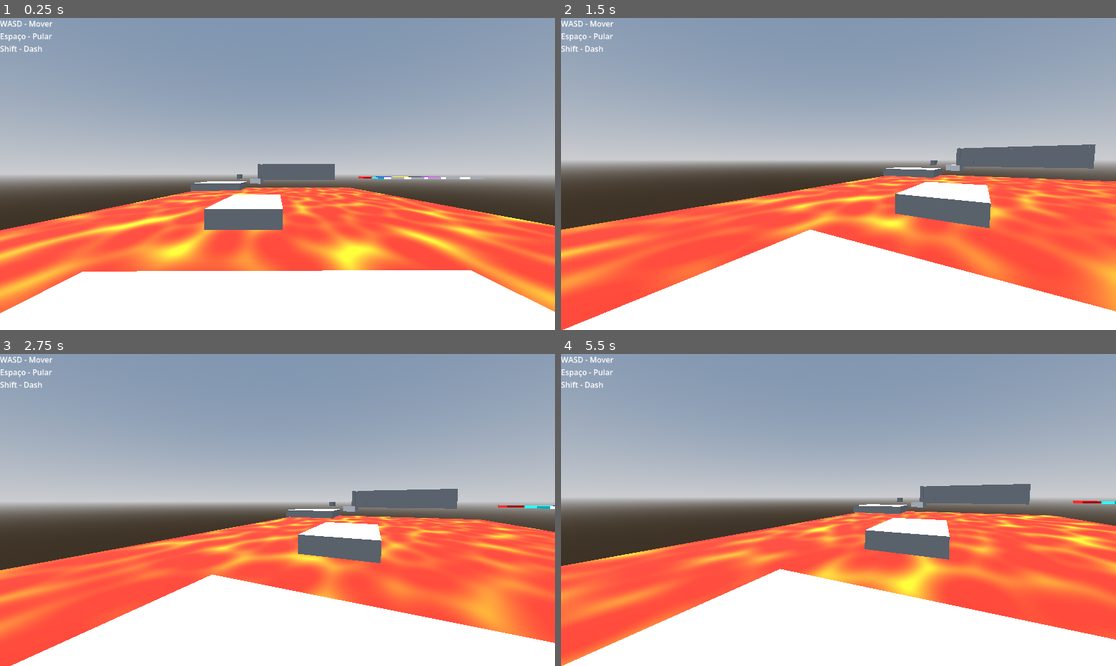
Above: before the commit, frames 1-4 (two rows, left to right).
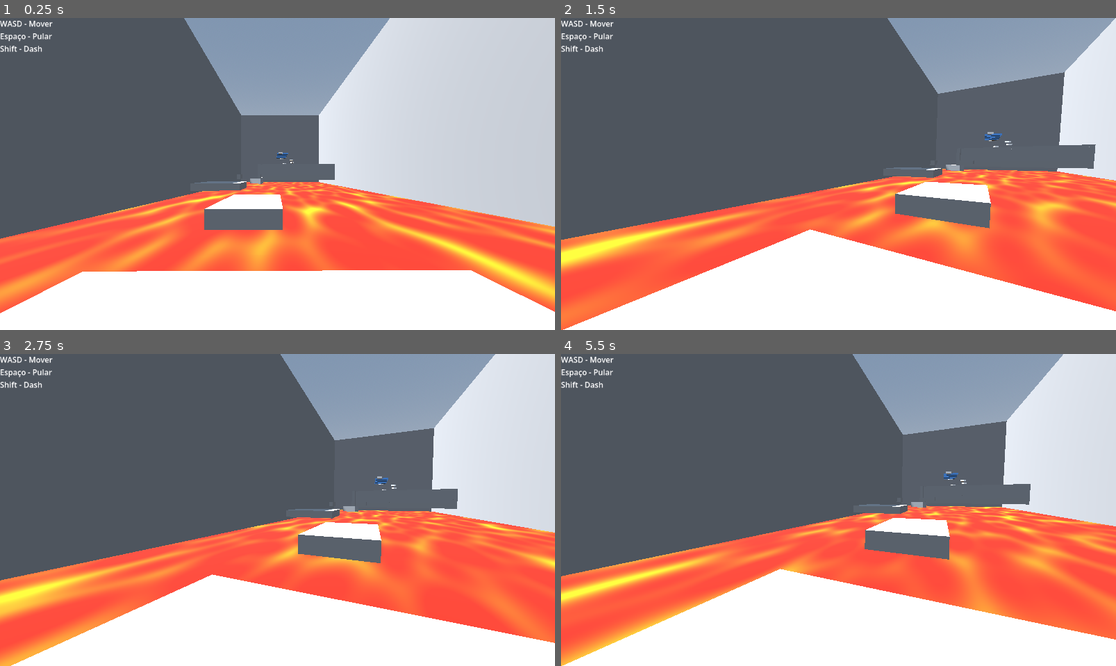
Above: after the commit, the same moments.

Repository: Hugouououo/UniGames
Game: Godot game, scene res://principal.tscn
Two runs of this game, one before a commit and one after it. Both use one fixed random seed, a clock stepped at 60 frames per second and the inputs below.
Inputs (mouse positions are in pixels of both pictures, inside the frame that each line leads up to):
- Up to frame 1 (0.25 s): no input
- Up to frame 2 (1.5 s): tap Enter (ui_accept) at 0.5, 0.77 s; move the mouse to (960, 158) at 0.52 s; hold Right (ui_right) 0.53-1.28 s; tap Shift (dash) at 0.6, 1.35 s; click (960, 158) at 0.67 s; move the mouse to (810, 174) at 1.27 s; hold Up (ui_up) from 1.28 s (still down)
- Up to frame 3 (2.75 s): keep holding Up (ui_up); tap Enter (ui_accept) at 1.52 s; move the mouse to (288, 503) at 2.02 s; tap Shift (dash) at 2.1 s
- Up to frame 4 (5.5 s): keep holding Up (ui_up); move the mouse to (832, 516) at 2.77 s; tap Shift (dash) every 0.75 s from 2.85 to 5.1 s; click (832, 516) at 2.92 s; tap Enter (ui_accept) at 3.02, 3.77, 4.52 s; move the mouse to (877, 513) at 3.52 s; move the mouse to (794, 506) at 4.27 s; move the mouse to (844, 510) at 5.02 s; click (844, 510) at 5.17 s

The runs differ from the first frame. In frame 1, 58% of the frame differs, in the area x 0-100%, y 0-95%; in frame 2, 58%; in frame 3, 59%, in the area x 0-100%, y 0-100%; in frame 4, 59%.

Commit message:
dando um toque no parkour
muito bom o labirinto aliás

Diff:
--- a/principal.tscn
+++ b/principal.tscn
@@ -27,6 +27,9 @@
 [sub_resource type="BoxMesh" id="BoxMesh_ep5lw"]
 
 [sub_resource type="StandardMaterial3D" id="StandardMaterial3D_ep5lw"]
+albedo_color = Color(0.74978, 0.74978, 0.74977994, 1)
+metallic = 0.85
+metallic_specular = 1.0
 
 [sub_resource type="StandardMaterial3D" id="StandardMaterial3D_jpj0s"]
 albedo_color = Color(0, 0, 1, 1)
@@ -70,6 +73,9 @@
 size = Vector3(6.93, 1, 6.8)
 
 [sub_resource type="BoxMesh" id="BoxMesh_vwsrf"]
+
+[sub_resource type="StandardMaterial3D" id="StandardMaterial3D_5jtgv"]
+albedo_color = Color(0.3968904, 0.6514348, 1, 1)
 
 [node name="Principal" type="Node3D" unique_id=1734729434]
 
@@ -123,7 +129,12 @@
 use_collision = true
 mesh = SubResource("BoxMesh_7cuts")
 
-[node name="CSGMesh3D8" type="CSGMesh3D" parent="." unique_id=1945979415]
+[node name="CSGMesh3D29" type="CSGMesh3D" parent="." unique_id=1673594670]
+transform = Transform3D(1.0853188, 0, 0, 0, 1, 0, 0, 0, 0.8433002, 74.503494, 0.39776778, -5.3906503)
+use_collision = true
+mesh = SubResource("BoxMesh_7cuts")
+
+[node name="CSGMesh3D30" type="CSGMesh3D" parent="." unique_id=157174266]
 transform = Transform3D(1.0853188, 0, 0, 0, 1, 0, 0, 0, 0.8433002, 54.399387, 1.5472491, -4.5275536)
 use_collision = true
 mesh = SubResource("BoxMesh_7cuts")
@@ -140,10 +151,10 @@
 script = ExtResource("3_rrtif")
 
 [node name="CSGBox3D" type="CSGBox3D" parent="Lava" unique_id=322323327]
-transform = Transform3D(104.969086, 0, 0, 0, 10, 0, 0, 0, 100, 51.52736, -12.520059, 2.466652)
+transform = Transform3D(104.969086, 0, 0, 0, 10, 0, 0, 0, 100, 99.53995, -12.520059, 2.466652)
 material_override = ExtResource("4_7cuts")
 cast_shadow = 0
-size = Vector3(1.7626953, 1, 1)
+size = Vector3(2.9621582, 1, 1)
 material = SubResource("StandardMaterial3D_emcp4")
 
 [node name="Lab" type="GridMap" parent="." unique_id=773874627]
@@ -246,7 +257,79 @@
 material = SubResource("StandardMaterial3D_ek21e")
 
 [node name="CSGMesh3D9" type="CSGMesh3D" parent="." unique_id=934646003]
-transform = Transform3D(6.93, 0, 0, 0, 1, 0, 0, 0, 6.8, 125.55111, 0, 21.201746)
+transform = Transform3D(6.93, 0, 0, 0, 1, 0, 0, 0, 4.1616836, 149.22679, 0, 19.569792)
+use_collision = true
+mesh = SubResource("BoxMesh_ep5lw")
+material = SubResource("StandardMaterial3D_1g4wj")
+
+[node name="CSGMesh3D31" type="CSGMesh3D" parent="." unique_id=92138149]
+transform = Transform3D(2.1047666, 0, 0, 0, 1, 0, 0, 0, 4.1616836, 158.06398, 1.596535, 19.569792)
+use_collision = true
+mesh = SubResource("BoxMesh_ep5lw")
+material = SubResource("StandardMaterial3D_1g4wj")
+
+[node name="CSGMesh3D32" type="CSGMesh3D" parent="." unique_id=434287674]
+transform = Transform3D(2.1047666, 0, 0, 0, 1, 0, 0, 0, 4.1616836, 163.41513, 2.9353006, 19.569792)
+use_collision = true
+mesh = SubResource("BoxMesh_ep5lw")
+material = SubResource("StandardMaterial3D_1g4wj")
+
+[node name="CSGMesh3D33" type="CSGMesh3D" parent="." unique_id=1457078611]
+transform = Transform3D(2.1047666, 0, 0, 0, 1, 0, 0, 0, 4.1616836, 167.90712, 4.339313, 19.569792)
+use_collision = true
+mesh = SubResource("BoxMesh_ep5lw")
+material = SubResource("StandardMaterial3D_1g4wj")
+
+[node name="CSGMesh3D34" type="CSGMesh3D" parent="." unique_id=895996050]
+transform = Transform3D(2.1047666, 0, 0, 0, 1, 0, 0, 0, 4.1616836, 173.56854, 5.739525, 19.569792)
+use_collision = true
+mesh = SubResource("BoxMesh_ep5lw")
+material = SubResource("StandardMaterial3D_1g4wj")
+
+[node name="CSGMesh3D35" type="CSGMesh3D" parent="." unique_id=688535473]
+transform = Transform3D(1.8364005, 0, -1.1050137, 0, 1, 0, 1.0284337, 0, 1.973144, 181.7566, 7.0883026, 19.453152)
+use_collision = true
+mesh = SubResource("BoxMesh_ep5lw")
+material = SubResource("StandardMaterial3D_1g4wj")
+
+[node name="CSGMesh3D36" type="CSGMesh3D" parent="." unique_id=1437202644]
+transform = Transform3D(1.714035, 0, 1.3124846, 0, 1, 0, -1.2215264, 0, 1.8416669, 183.61765, 7.810255, 11.187672)
+use_collision = true
+mesh = SubResource("BoxMesh_ep5lw")
+material = SubResource("StandardMaterial3D_1g4wj")
+
+[node name="CSGMesh3D37" type="CSGMesh3D" parent="." unique_id=1939297060]
+transform = Transform3D(1.9222169, 0, -0.9212383, 0, 1, 0, 0.8573942, 0, 2.0653505, 179.18852, 8.990143, 4.972755)
+use_collision = true
+mesh = SubResource("BoxMesh_ep5lw")
+material = SubResource("StandardMaterial3D_1g4wj")
+
+[node name="CSGMesh3D38" type="CSGMesh3D" parent="." unique_id=2113132847]
+transform = Transform3D(1.0318615, 0, -1.971077, 0, 1, 0, 1.8344766, 0, 1.1086967, 171.80687, 10.81065, 7.2191057)
+use_collision = true
+mesh = SubResource("BoxMesh_ep5lw")
+material = SubResource("StandardMaterial3D_1g4wj")
+
+[node name="CSGMesh3D39" type="CSGMesh3D" parent="." unique_id=810105198]
+transform = Transform3D(1.0318615, 0, -1.971077, 0, 1, 0, 1.8344766, 0, 1.1086967, 169.99956, 12.023262, 13.8567505)
+use_collision = true
+mesh = SubResource("BoxMesh_ep5lw")
+material = SubResource("StandardMaterial3D_1g4wj")
+
+[node name="CSGMesh3D40" type="CSGMesh3D" parent="." unique_id=1189633946]
+transform = Transform3D(1.0318615, 0, -1.971077, 0, 1, 0, 1.8344766, 0, 1.1086967, 158.14117, 14.474244, 4.6215734)
+use_collision = true
+mesh = SubResource("BoxMesh_ep5lw")
+material = SubResource("StandardMaterial3D_1g4wj")
+
+[node name="CSGMesh3D42" type="CSGMesh3D" parent="." unique_id=1624925274]
+transform = Transform3D(-0.22388017, 0, -2.2486634, 0, 1, 0, 2.092826, 0, -0.24055105, 116.92578, 14.474244, 2.6998487)
+use_collision = true
+mesh = SubResource("BoxMesh_ep5lw")
+material = SubResource("StandardMaterial3D_1g4wj")
+
+[node name="CSGMesh3D41" type="CSGMesh3D" parent="." unique_id=1957932189]
+transform = Transform3D(1.7437179, 0, -1.266541, 0, 1, 0, 1.1787666, 0, 1.87356, 162.70128, 13.348283, 12.728684)
 use_collision = true
 mesh = SubResource("BoxMesh_ep5lw")
 material = SubResource("StandardMaterial3D_1g4wj")
@@ -260,5 +343,127 @@
 shape = SubResource("BoxShape3D_jpj0s")
 
 [node name="CSGMesh3D" type="CSGMesh3D" parent="Plataforme_mov" unique_id=609358723]
-transform = Transform3D(6.93, 0, 0, 0, 1, 0, 0, 0, 6.8, 112.75616, 0, 20.667374)
-mesh = SubResource("BoxMesh_vwsrf")
+transform = Transform3D(6.93, 0, 0, 0, 1, 0, 0, 0, 6.8, 112.75616, 0, 19.721432)
+use_collision = true
+mesh = SubResource("BoxMesh_vwsrf")
+material = SubResource("StandardMaterial3D_5jtgv")
+
+[node name="CSGMesh3D14" type="CSGMesh3D" parent="." unique_id=1485006851]
+transform = Transform3D(413.3626, 0, 0, 0, 100, 0, 0, 0, -0.013800808, 104.16946, 22.529163, 51.54559)
+use_collision = true
+mesh = SubResource("BoxMesh_ep5lw")
+material = SubResource("StandardMaterial3D_ep5lw")
+
+[node name="CSGMesh3D26" type="CSGMesh3D" parent="." unique_id=1204823064]
+transform = Transform3D(413.3626, 0, 0, 0, 100, 0, 0, 0, -0.013800808, 104.16946, 22.529163, -41.402588)
+use_collision = true
+mesh = SubResource("BoxMesh_ep5lw")
+material = SubResource("StandardMaterial3D_ep5lw")
+
+[node name="CSGMesh3D27" type="CSGMesh3D" parent="." unique_id=938793811]
+transform = Transform3D(-1.8068653e-05, -3.8213708e-13, -0.013800808, -3.6137306e-05, 100, 0, -413.3626, -8.742278e-06, 6.032525e-10, -52.324196, 22.529163, 51.545586)
+use_collision = true
+mesh = SubResource("BoxMesh_ep5lw")
+material = SubResource("StandardMaterial3D_ep5lw")
+
+[node name="CSGMesh3D28" type="CSGMesh3D" parent="." unique_id=782352255]
+transform = Transform3D(-1.8068653e-05, -3.8213708e-13, -0.013800808, -3.6137306e-05, 100, 0, -413.3626, -8.742278e-06, 6.032525e-10, 241.94855, 22.529163, 51.545586)
+use_collision = true
+mesh = SubResource("BoxMesh_ep5lw")
+material = SubResource("StandardMaterial3D_ep5lw")
+
+[node name="Plataforme_mov2" type="AnimatableBody3D" parent="." unique_id=1742147989]
+transform = Transform3D(1, 0, 0, 0, 1, 0, 0, 0, 1, 11.963692, 0, 0)
+script = ExtResource("7_jpj0s")
+
+[node name="MultiMeshInstance3D" type="MultiMeshInstance3D" parent="Plataforme_mov2" unique_id=1981915890]
+
+[node name="CollisionShape3D" type="CollisionShape3D" parent="Plataforme_mov2" unique_id=1255556846]
+shape = SubResource("BoxShape3D_jpj0s")
+
+[node name="CSGMesh3D" type="CSGMesh3D" parent="Plataforme_mov2" unique_id=1231222117]
+transform = Transform3D(6.93, 0, 0, 0, 1, 0, 0, 0, 6.8, 112.75616, 0, 19.721432)
+use_collision = true
+mesh = SubResource("BoxMesh_vwsrf")
+material = SubResource("StandardMaterial3D_5jtgv")
+
+[node name="CSGMesh3D2" type="CSGMesh3D" parent="Plataforme_mov2" unique_id=357181802]
+transform = Transform3D(6.93, 0, 0, 0, 1, 0, 0, 0, 6.8, 112.75616, 0, 19.721432)
+use_collision = true
+mesh = SubResource("BoxMesh_vwsrf")
+material = SubResource("StandardMaterial3D_5jtgv")
+
+[node name="Plataforme_mov4" type="AnimatableBody3D" parent="." unique_id=1123083528]
+transform = Transform3D(1, 0, 0, 0, 1, 0, 0, 0, 1, 43.093224, 15.636726, -15.606095)
+script = ExtResource("7_jpj0s")
+
+[node name="MultiMeshInstance3D" type="MultiMeshInstance3D" parent="Plataforme_mov4" unique_id=847555137]
+
+[node name="CollisionShape3D" type="CollisionShape3D" parent="Plataforme_mov4" unique_id=224287079]
+shape = SubResource("BoxShape3D_jpj0s")
+
+[node name="CSGMesh3D2" type="CSGMesh3D" parent="Plataforme_mov4" unique_id=1988342692]
+transform = Transform3D(2.68607, 0, 0, 0, 1, 0, 0, 0, 6.8, 109.17365, -0.7903881, 19.721432)
+use_collision = true
+mesh = SubResource("BoxMesh_vwsrf")
+material = SubResource("StandardMaterial3D_5jtgv")
+
+[node name="Plataforme_mov5" type="AnimatableBody3D" parent="." unique_id=1118007234]
+transform = Transform3D(1, 0, 0, 0, 1, 0, 0, 0, 1, 33.707314, 15.636726, -15.606095)
+script = ExtResource("7_jpj0s")
+
+[node name="MultiMeshInstance3D" type="MultiMeshInstance3D" parent="Plataforme_mov5" unique_id=1326224690]
+
+[node name="CollisionShape3D" type="CollisionShape3D" parent="Plataforme_mov5" unique_id=1566110542]
+shape = SubResource("BoxShape3D_jpj0s")
+
+[node name="CSGMesh3D2" type="CSGMesh3D" parent="Plataforme_mov5" unique_id=2042175376]
+transform = Transform3D(2.68607, 0, 0, 0, 1, 0, 0, 0, 6.8, 109.17365, -0.7903881, 19.721432)
+use_collision = true
+mesh = SubResource("BoxMesh_vwsrf")
+material = SubResource("StandardMaterial3D_5jtgv")
+
+[node name="Plataforme_mov6" type="AnimatableBody3D" parent="." unique_id=1208862215]
+transform = Transform3D(1, 0, 0, 0, 1, 0, 0, 0, 1, 25.8769, 15.636726, -15.606095)
+script = ExtResource("7_jpj0s")
+
+[node name="MultiMeshInstance3D" type="MultiMeshInstance3D" parent="Plataforme_mov6" unique_id=635533031]
+
+[node name="CollisionShape3D" type="CollisionShape3D" parent="Plataforme_mov6" unique_id=1033388360]
+shape = SubResource("BoxShape3D_jpj0s")
+
+[node name="CSGMesh3D2" type="CSGMesh3D" parent="Plataforme_mov6" unique_id=402235620]
+transform = Transform3D(2.68607, 0, 0, 0, 1, 0, 0, 0, 6.8, 109.17365, -0.7903881, 19.721432)
+use_collision = true
+mesh = SubResource("BoxMesh_vwsrf")
+material = SubResource("StandardMaterial3D_5jtgv")
+
+[node name="Plataforme_mov7" type="AnimatableBody3D" parent="." unique_id=294830279]
+transform = Transform3D(1, 0, 0, 0, 1, 0, 0, 0, 1, 16.49099, 15.636726, -15.606095)
+script = ExtResource("7_jpj0s")
+
+[node name="MultiMeshInstance3D" type="MultiMeshInstance3D" parent="Plataforme_mov7" unique_id=1224748057]
+
+[node name="CollisionShape3D" type="CollisionShape3D" parent="Plataforme_mov7" unique_id=2128908396]
+shape = SubResource("BoxShape3D_jpj0s")
+
+[node name="CSGMesh3D2" type="CSGMesh3D" parent="Plataforme_mov7" unique_id=83951602]
+transform = Transform3D(2.68607, 0, 0, 0, 1, 0, 0, 0, 6.8, 109.17365, -0.7903881, 19.721432)
+use_collision = true
+mesh = SubResource("BoxMesh_vwsrf")
+material = SubResource("StandardMaterial3D_5jtgv")
+
+[node name="Plataforme_mov3" type="AnimatableBody3D" parent="." unique_id=1397335780]
+transform = Transform3D(1, 0, 0, 0, 1, 0, 0, 0, 1, 24.762032, 0, 0)
+script = ExtResource("7_jpj0s")
+
+[node name="MultiMeshInstance3D" type="MultiMeshInstance3D" parent="Plataforme_mov3" unique_id=1050257392]
+
+[node name="CollisionShape3D" type="CollisionShape3D" parent="Plataforme_mov3" unique_id=1219255584]
+shape = SubResource("BoxShape3D_jpj0s")
+
+[node name="CSGMesh3D" type="CSGMesh3D" parent="Plataforme_mov3" unique_id=1657442059]
+transform = Transform3D(6.93, 0, 0, 0, 1, 0, 0, 0, 6.8, 112.75616, 0, 19.721432)
+use_collision = true
+mesh = SubResource("BoxMesh_vwsrf")
+material = SubResource("StandardMaterial3D_5jtgv")
